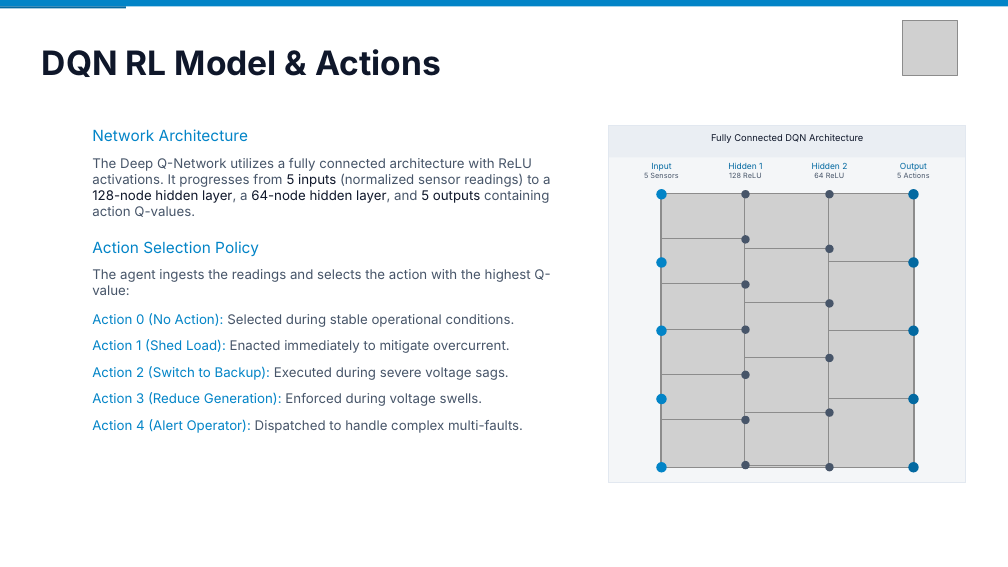
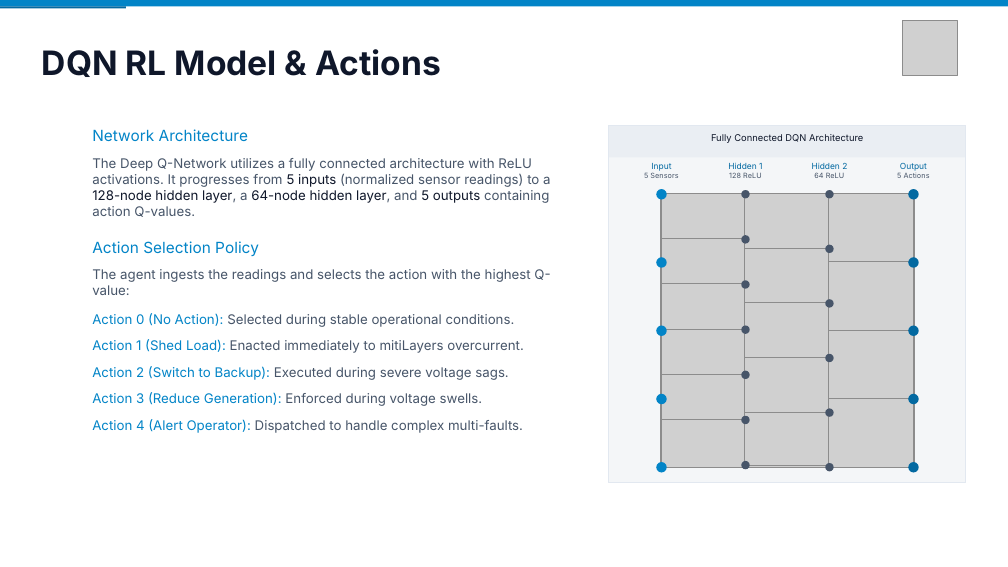
Before and after one commit to hrshimpi/power-grid-iot-RL-pipeline, a slide deck: slide 5 of docs/Grid-RL Presentation.pptx. Drawn at 1008x567 pixels with LibreOffice and Linux fonts; fonts in the diff are those of the drawing; grey boxes stand for pictures; background and template pictures are left out. Boxes give left, top, right and bottom in pixels: in the first picture for what was removed or moved away, otherwise in the second. Text is boxed around its words. In the diff, an @@ line names an element or a change of style, - is before the commit and + after.

```diff
--- a/docs/Grid-RL Presentation.pptx
+++ b/docs/Grid-RL Presentation.pptx
@@ text at (92, 339, 524, 353): text changed @@
-Action 1 (Shed Load): Enacted immediately to mitigate overcurrent.
+Action 1 (Shed Load): Enacted immediately to mitiLayers overcurrent.
```
Also in this commit, not shown: 4 other slides changed, 11 slides added.
